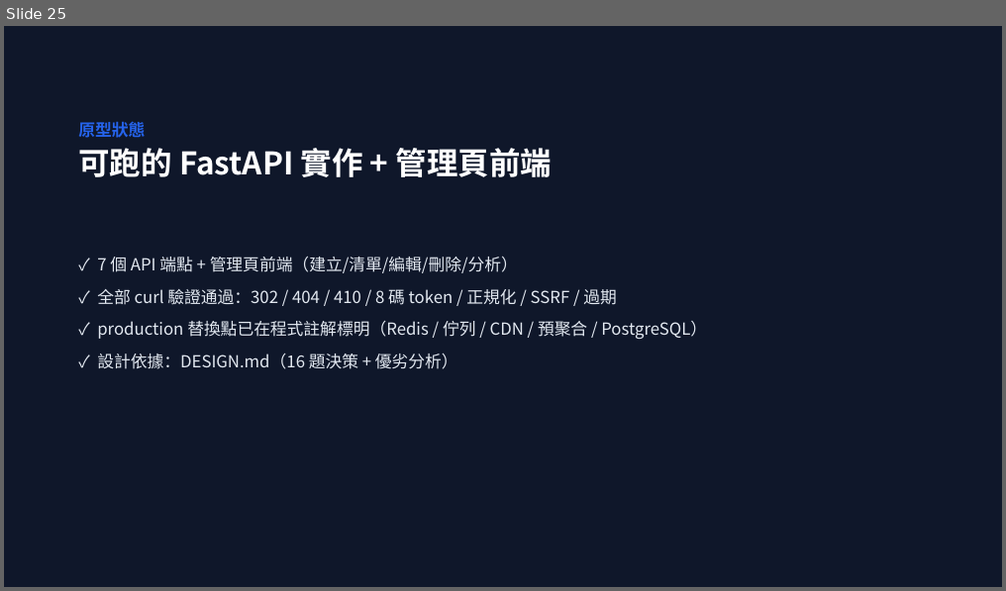
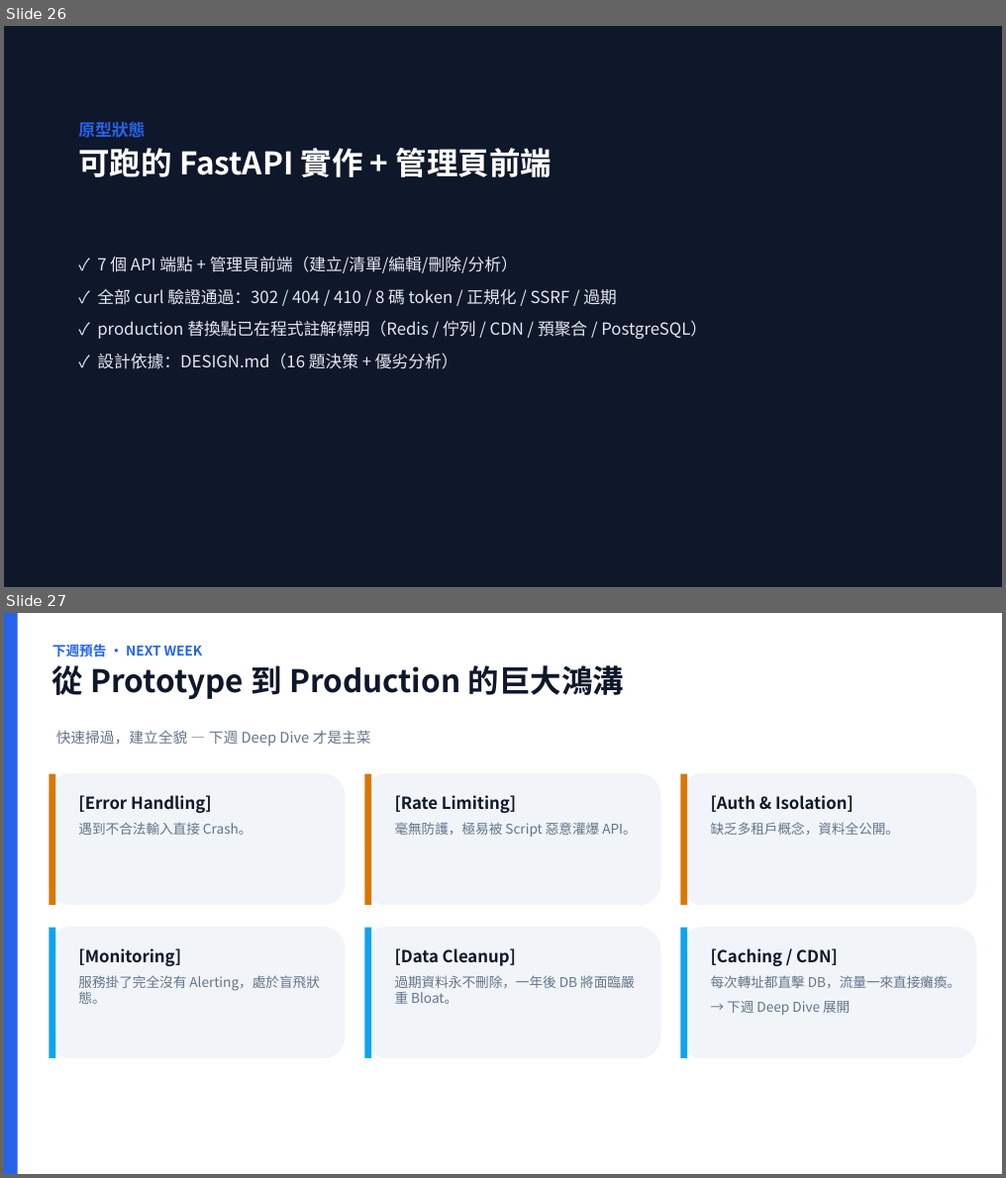
Before and after one commit to scolley31/system-design-demo, a slide deck: QR Code Generator/QR_Code_Generator.pptx. Shown one above the other, each under a label of ours: slide 25 before the commit, slides 26 and 27 after it. The pictures are 1006x591 and 1006x1178 pixels, drawn with LibreOffice and Linux fonts; fonts in the diff are those of the drawing. Boxes give left, top, right and bottom in pixels: in the first picture for what was removed or moved away, otherwise in the second. Text is boxed around its words. In the diff, an @@ line names an element or a change of style, - is before the commit and + after.

```diff
--- a/QR Code Generator/QR_Code_Generator.pptx
+++ b/QR Code Generator/QR_Code_Generator.pptx
@@ slide 27 added at [4, 613, 1002, 1174], background #FFFFFF @@
@@ rectangle added at [4, 613, 18, 1174], fill #2563EB @@
@@ text added at [53, 644, 624, 699], 30 pt, text #0F172A, bold @@
+下週預告 · NEXT WEEK
+從 Prototype 到 Production 的巨大鴻溝
@@ text added at [56, 730, 371, 747], 14 pt, text #64748B @@
+快速掃過，建立全貌 — 下週 Deep Dive 才是主菜
@@ rounded rectangle added at [49, 774, 345, 905], fill #F1F5F9, outline #F1F5F9 0.75 pt @@
@@ rectangle added at [49, 774, 55, 905], fill #D97706 @@
@@ rounded rectangle added at [364, 774, 660, 905], fill #F1F5F9, outline #F1F5F9 0.75 pt @@
@@ rectangle added at [364, 774, 371, 905], fill #D97706 @@
@@ rounded rectangle added at [681, 774, 976, 905], fill #F1F5F9, outline #F1F5F9 0.75 pt @@
@@ rectangle added at [681, 774, 687, 905], fill #D97706 @@
@@ text added at [78, 795, 252, 835], 16 pt, text #0F172A, bold @@
+[Error Handling]
+遇到不合法輸入直接 Crash。
@@ text added at [395, 795, 637, 837], 13 pt, text #64748B @@
+[Rate Limiting]
+毫無防護，極易被 Script 惡意灌爆 API。
@@ text added at [711, 795, 900, 835], 16 pt, text #0F172A, bold @@
+[Auth & Isolation]
+缺乏多租戶概念，資料全公開。
@@ rounded rectangle added at [49, 928, 345, 1059], fill #F1F5F9, outline #F1F5F9 0.75 pt @@
@@ rectangle added at [49, 928, 55, 1059], fill #0EA5E9 @@
@@ rounded rectangle added at [364, 928, 660, 1059], fill #F1F5F9, outline #F1F5F9 0.75 pt @@
@@ rectangle added at [364, 928, 371, 1059], fill #0EA5E9 @@
@@ rounded rectangle added at [681, 928, 976, 1059], fill #F1F5F9, outline #F1F5F9 0.75 pt @@
@@ rectangle added at [681, 928, 687, 1059], fill #0EA5E9 @@
@@ text added at [78, 949, 320, 1004], 13 pt, text #64748B @@
+[Monitoring]
+服務掛了完全沒有 Alerting，處於盲飛狀態。
@@ text added at [395, 949, 634, 1004], 13 pt, text #64748B @@
+[Data Cleanup]
+過期資料永不刪除，一年後 DB 將面臨嚴重 Bloat。
@@ text added at [711, 949, 960, 1015], 13 pt, text #64748B @@
+[Caching / CDN]
+每次轉址都直擊 DB，流量一來直接癱瘓。
+→ 下週 Deep Dive 展開
@@ what was slide 25 is now slide 26 @@
```
Also in this commit, not shown: 2 slides changed, 2 other slides added, 10 other files.
